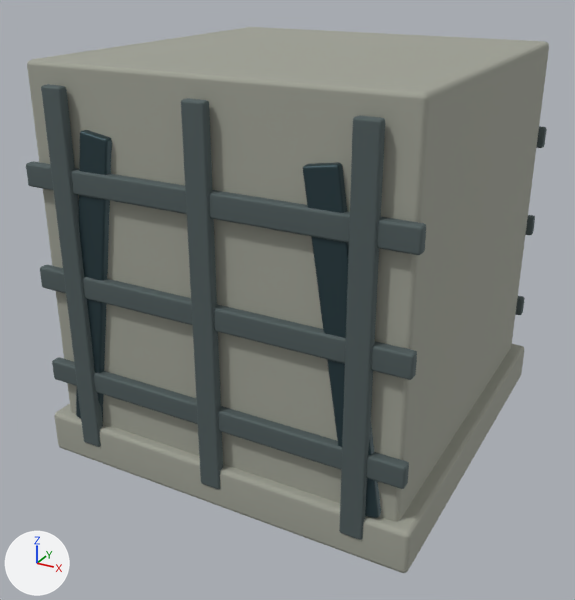
The glTF model godot/campaign/art/structures/abutment-base-1.glb as it was, and as the next commit left it.
Both versions are drawn from a 50 mm camera at (0.898, -1.751, 1.205) aimed at (-0.022, -0.078, 0.369). Arrows for +X, +Y and +Z are at lower left; the lights stay in place. The first picture is the older version. Where no turn or scale is listed for an object, it has been applied to the vertices. Vertices at exactly the same position are counted once.

In view in the first picture: 'abutment_0', 'abutment_1', 'abutment_2'.
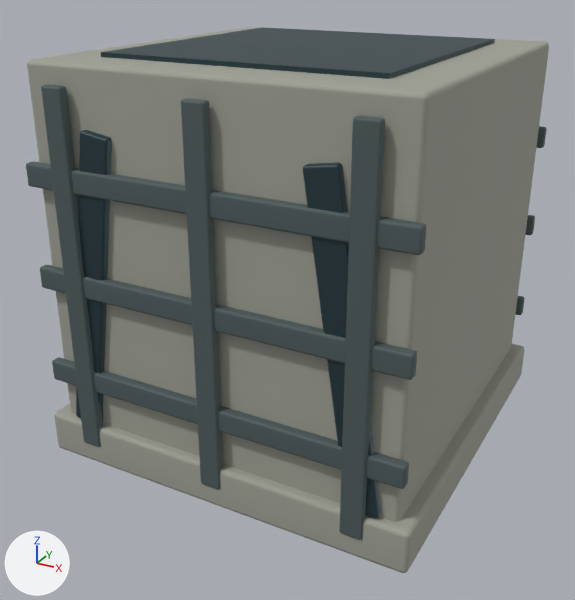
Where the change shows, as pixel boxes (x1, y1, x2, y2) in the pictures (575 x 600 px):
```json
{"object": "abutment_2", "change": "reshaped", "before": [76, 130, 381, 518], "after": [76, 27, 495, 518]}
{"part": 1, "of": "me_cube_008", "change": "added", "after": [101, 27, 495, 79]}
```

Scene script edits in JSON lines:
```json
{"block": "me_cube_008", "where": "# used by ob_abutment_2; location = (0.0, 0.0, 0.0)"}
{"op": "remove", "block": "me_cube_008", "code": "me_cube_008.from_pydata(...)  # 224 vertices, 432 faces; spans x -0.416..0.416, y -0.483..0.483, z 0.105..0.855"}
{"op": "add", "block": "me_cube_008", "code": "me_cube_008.from_pydata(...)  # 232 vertices, 444 faces; spans x -0.416..0.416, y -0.483..0.483, z 0.0..1.0"}
{"block": "me_cube_008", "change": "me_cube_008 part 1: a new loose piece, a box spanning x -0.34..0.34, y -0.35..0.35, z 0.0..1.0, in mat_abutment_2 (dark cyan #354a50)"}
```
